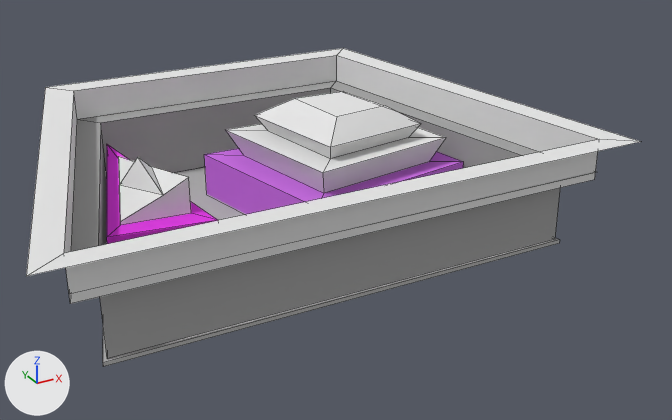
Renders of the Blender file Levels/level0_2/level0_2.blend from each side of a commit.
Before and after are seen from a 50 mm lens placed at (-19.5, -42.1, 20.9), pointed at (2.4, -2.2, 1.0). The axes (+X, +Y, +Z) are drawn at lower left. The lights are the same throughout. Mesh edges are drawn as thin lines.

In view in the first picture: '0-2_floor', '0-2_lower_wall', '0-2_pillar_magenta', '0-2_pillar_magenta_top', '0-2_pillar_purple', '0-2_pillar_purple_top', '0-2_upper_wall'.
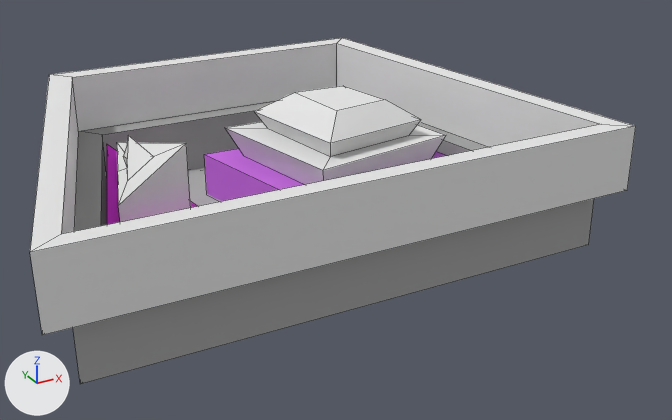
Where the newer file only moved an object's origin or applied its transform, the numbers keep the older frame.

What differs and where, as boxes [x1, y1, x2, y2] in the pictures (672 x 420 px; the box of a moved part takes in the faces that stretch with it):
'0-2_upper_wall', reshaped, moved, rescaled (16% taller)
    before: [26, 48, 641, 304]
    after: [30, 38, 636, 335]
'0-2_lower_wall', reshaped, moved, rescaled
    before: [71, 81, 595, 359]
    after: [73, 101, 594, 384]
'0-2_pillar_purple_top', reshaped
    before: [226, 91, 446, 193]
    after: [225, 86, 446, 184]
'0-2_pillar_purple', reshaped
    before: [204, 148, 464, 214]
    after: [204, 148, 447, 201]
'0-2_pillar_magenta_top', reshaped, moved, rescaled (26% taller)
    before: [118, 156, 191, 225]
    after: [117, 135, 191, 222]
'0-2_pillar_magenta', reshaped
    before: [107, 144, 218, 244]
    after: [107, 144, 197, 225]
part 4 of me_cube_003, moved or reshaped
    before: [107, 144, 217, 237]
    after: [107, 144, 197, 225]
part 5 of me_cube_002, cut back
    before: [205, 148, 463, 202]
    after: [205, 148, 447, 190]
'0-2_floor', unchanged, covered by the edit
    before: [103, 167, 559, 367]
    after: [188, 168, 221, 206]

Diff of the bpy script that builds the scene:
```diff
--- a/Levels/level0_2/level0_2.blend.py
+++ b/Levels/level0_2/level0_2.blend.py
@@ me_cube_005 @@
 # used by ob_0_2_pillar_magenta_top; location = (-6.94, 3.27, 1.79); rotation_euler = (0.0, 0.0, -1.583), in degrees (0, 0, -91); scale = (5.84, 2.73, 0.908)
-me_cube_005.from_pydata(...)  # 10 vertices, 9 faces; spans x -0.52..1.01, y -0.81..0.44, z 1.0..3.19
+me_cube_005.from_pydata(...)  # 16 vertices, 13 faces; spans x -0.92..0.61, y -0.63..0.62, z -1.08..1.58
+# me_cube_005 part 1: the whole mesh is rebuilt
 me_cube_005.materials.append(mat_0_2_pillar_magenta_top)
@@ me_cube_000 @@
 # used by ob_0_2_pillar_purple_top; location = (4.4, 0.69, 1.6); rotation_euler = (0.0, 0.0, -1.587), in degrees (0, 0, -91); scale = (3.52, 4.61, 0.829)
-me_cube_000.from_pydata(...)  # 20 vertices, 17 faces; spans x -1.16..1.26, y -1.16..1.08, z 1.0..5.04
+me_cube_000.from_pydata(...)  # 20 vertices, 18 faces; spans x -1.16..1.26, y -1.16..1.08, z 0.95..5.44
+# me_cube_000 part 2: the whole mesh is rebuilt
 me_cube_000.materials.append(mat_0_2_pillar_purple_top)
@@ me_cube_004 @@
 # used by ob_0_2_upper_wall; location = (0.52, 1.96, 3.83); rotation_euler = (0.0, 0.0, -1.571), in degrees (0, 0, -90); scale = (1.76, 1.87, 0.532)
-me_cube_004.from_pydata(...)  # 12 vertices, 8 faces; spans x -5.9..7.6, y -8.3..7.4, z -0.6..3.4
+me_cube_004.from_pydata(...)  # 16 vertices, 16 faces; spans x -6.7..6.6, y -8.1..7.4, z -2.0..2.0
+# me_cube_004 part 3: the whole mesh is rebuilt
 me_cube_004.materials.append(mat_0_2_upper_wall)
@@ me_cube_003 @@
 me_cube_003.from_pydata(...)  # 9 vertices, 6 faces; spans x -1.0..1.25, y -1.15..0.75, z -2.0..1.0
 # used by ob_0_2_pillar_magenta; location = (-6.94, 3.27, 1.79); rotation_euler = (0.0, 0.0, -1.583), in degrees (0, 0, -91); scale = (5.84, 2.73, 0.908)
 # verts and faces of me_cube_003; kept vertices keep their numbers, new ones are numbered from 9
+# me_cube_003 part 4
+delete_vertices([6, 7, 8])  # with the faces that use them
+delete_faces([(0, 3, 4, 1)])
+verts[9] = (0.12, 0.43, -2.0)
+verts[10] = (0.12, 0.43, 1.0)
+faces += [(0, 3, 10, 9), (0, 9, 1, 2), (1, 9, 10, 4), (3, 5, 4, 10)]
 me_cube_003.materials.append(mat_0_2_magenta)
@@ me_cube_002 @@
 me_cube_002.from_pydata(...)  # 12 vertices, 8 faces; spans x -1.33..1.47, y -1.4..1.29, z -2.0..1.0
 # used by ob_0_2_pillar_purple; location = (4.4, 0.69, 1.6); rotation_euler = (0.0, 0.0, -1.587), in degrees (0, 0, -91); scale = (3.52, 4.61, 0.829)
 # verts and faces of me_cube_002; kept vertices keep their numbers, new ones are numbered from 12
+# me_cube_002 part 5
+delete_vertices([*range(8, 12)])  # with the faces that use them
+faces += [(4, 7, 6, 5)]
 me_cube_002.materials.append(mat_0_2_purple)
@@ me_cube_001 @@
 # used by ob_0_2_lower_wall; location = (0.52, 1.96, 2.36); rotation_euler = (0.0, 0.0, -1.571), in degrees (0, 0, -90); scale = (1.52, 1.57, 0.46)
-me_cube_001.from_pydata(...)  # 12 vertices, 8 faces; spans x -5.8..8.0, y -8.9..7.9, z -5.0..3.4
+me_cube_001.from_pydata(...)  # 16 vertices, 16 faces; spans x -7.0..6.9, y -8.8..8.0, z -3.2..3.2
+# me_cube_001 part 6: the whole mesh is rebuilt
 me_cube_001.materials.append(mat_0_2_lower_wall)
@@ ob_0_2_pillar_magenta_top @@
 ob_0_2_pillar_magenta_top = bpy.data.objects.new('0-2_pillar_magenta_top', me_cube_005)
-ob_0_2_pillar_magenta_top.location = (-6.94, 3.27, 1.79)
+ob_0_2_pillar_magenta_top.location = (-7.46, 0.93, 4.08)
 ob_0_2_pillar_magenta_top.rotation_euler = (0.0, 0.0, -1.583)  # degrees (0, 0, -91)
-ob_0_2_pillar_magenta_top.scale = (5.84, 2.73, 0.908)
+ob_0_2_pillar_magenta_top.scale = (5.84, 2.73, 1.39)
@@ ob_0_2_upper_wall @@
 ob_0_2_upper_wall = bpy.data.objects.new('0-2_upper_wall', me_cube_004)
-ob_0_2_upper_wall.location = (0.52, 1.96, 3.83)
+ob_0_2_upper_wall.location = (0.3, 0.31, 4.72)
 ob_0_2_upper_wall.rotation_euler = (0.0, 0.0, -1.571)  # degrees (0, 0, -90)
-ob_0_2_upper_wall.scale = (1.76, 1.87, 0.532)
+ob_0_2_upper_wall.scale = (1.76, 1.87, 0.843)
@@ ob_0_2_lower_wall @@
 ob_0_2_lower_wall = bpy.data.objects.new('0-2_lower_wall', me_cube_001)
-ob_0_2_lower_wall.location = (0.52, 1.96, 2.36)
+ob_0_2_lower_wall.location = (0.3, 0.2, 1.53)
 ob_0_2_lower_wall.rotation_euler = (0.0, 0.0, -1.571)  # degrees (0, 0, -90)
-ob_0_2_lower_wall.scale = (1.52, 1.57, 0.46)
+ob_0_2_lower_wall.scale = (1.52, 1.57, 0.516)
```
